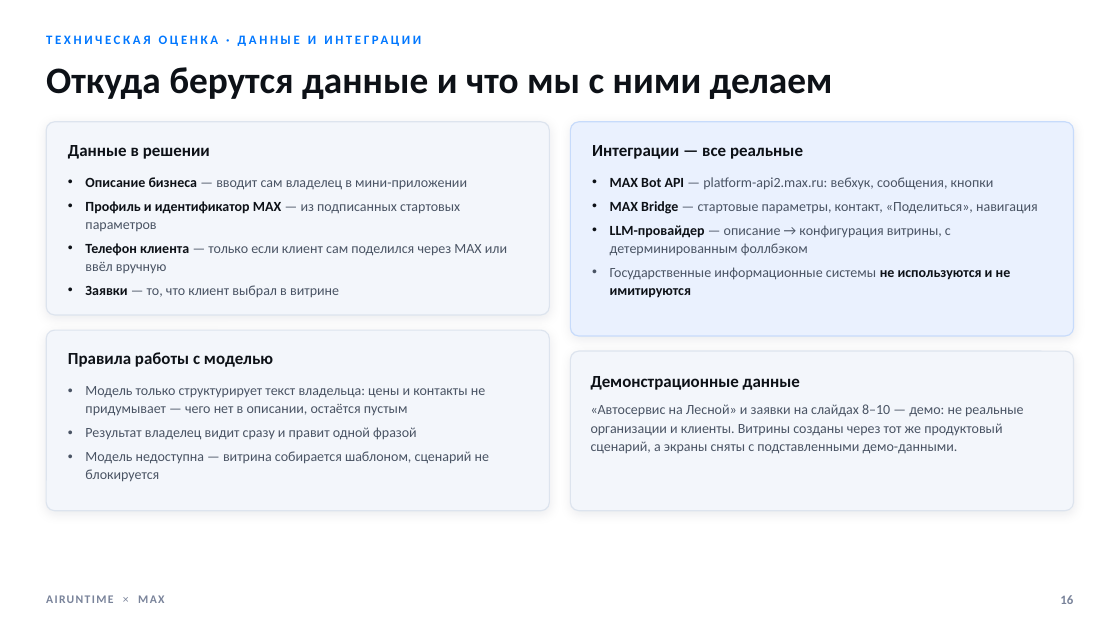
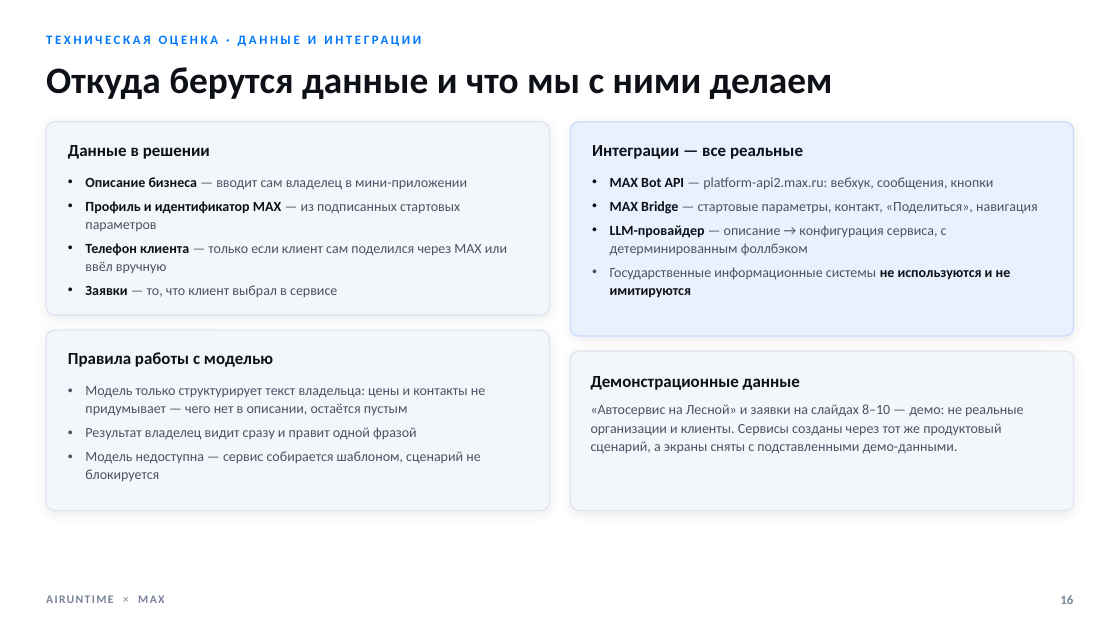
Before and after one commit to airuntime-ru/airuntime, a slide deck: slide 16 of docs/max-presentation/presentation.pptx. Drawn at 1120x630 pixels with LibreOffice and Linux fonts; fonts in the diff are those of the drawing. Boxes give left, top, right and bottom in pixels: in the first picture for what was removed or moved away, otherwise in the second. Text is boxed around its words. In the diff, an @@ line names an element or a change of style, - is before the commit and + after.

```diff
--- a/docs/max-presentation/presentation.pptx
+++ b/docs/max-presentation/presentation.pptx
@@ text at (x1=610, y1=225, x2=947, y2=256): text changed @@
-• LLM-провайдер — описание → конфигурация витрины, с детерминированным фоллбэком
+• LLM-провайдер — описание → конфигурация сервиса, с детерминированным фоллбэком
@@ text at (x1=85, y1=285, x2=337, y2=297): text changed @@
-• Заявки — то, что клиент выбрал в витрине
+• Заявки — то, что клиент выбрал в сервисе
@@ text at (x1=591, y1=404, x2=1023, y2=454): text changed @@
-«Автосервис на Лесной» и заявки на слайдах 8–10 — демо: не реальные организации и клиенты. Витрины созданы через тот же продуктовый сценарий, а экраны сняты с подставленными демо-данными.
+«Автосервис на Лесной» и заявки на слайдах 8–10 — демо: не реальные организации и клиенты. Сервисы созданы через тот же продуктовый сценарий, а экраны сняты с подставленными демо-данными.
@@ text at (x1=85, y1=451, x2=480, y2=482): text changed @@
-• Модель недоступна — витрина собирается шаблоном, сценарий не блокируется
+• Модель недоступна — сервис собирается шаблоном, сценарий не блокируется
```
Also in this commit, not shown: 18 other slides changed, 22 other files.
